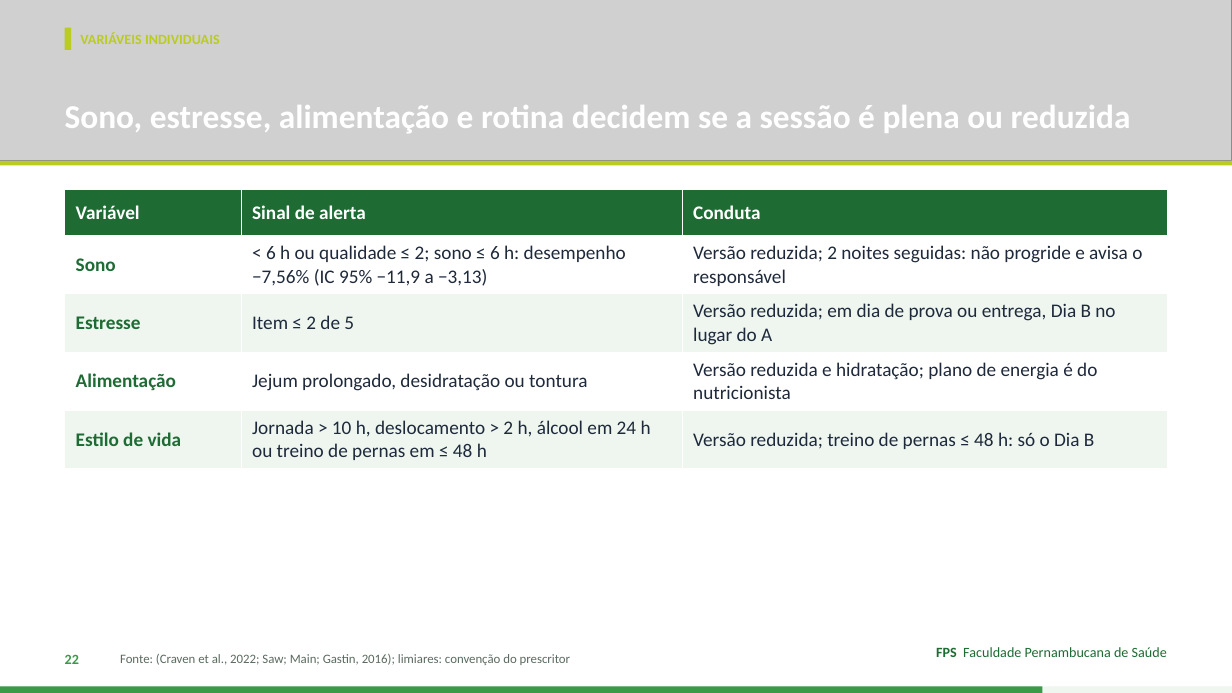
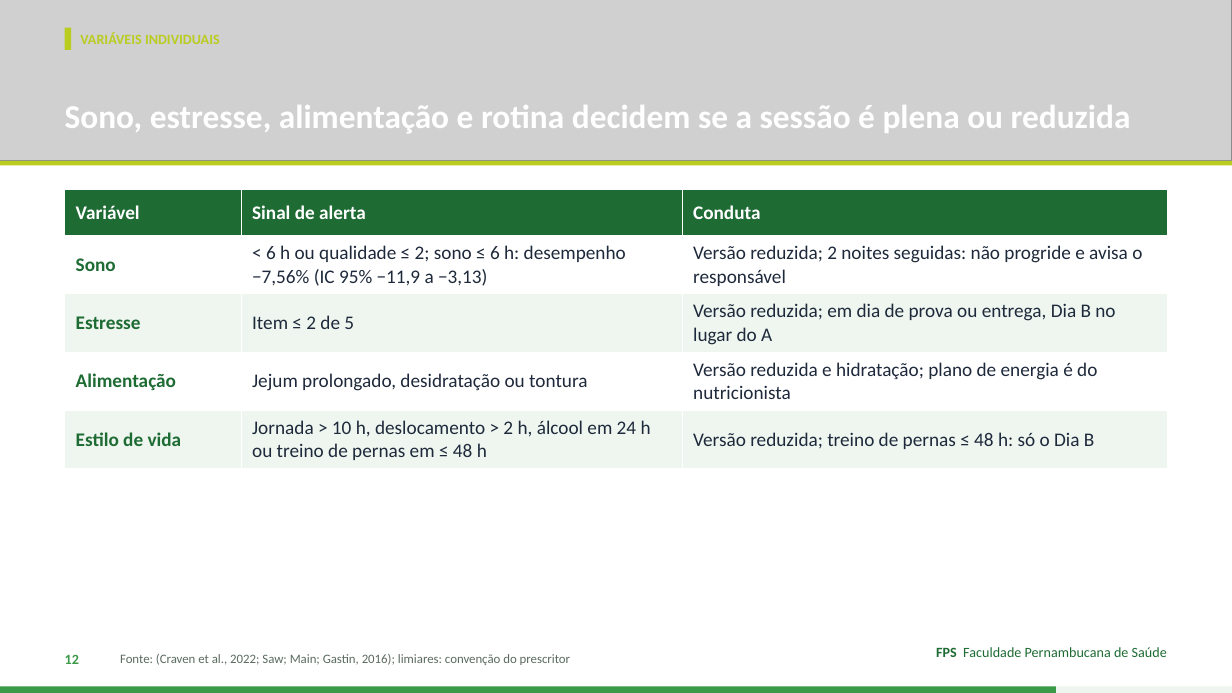
Before and after one commit to Institutomoraisandrade/CRM, a slide deck: slide 12 of trabalho-fps/trabalhos/2026-11-11-handebol-rsa/apresentacao.pptx (slide 22 before the commit). Drawn at 1232x693 pixels with LibreOffice and Linux fonts; fonts in the diff are those of the drawing; grey boxes stand for pictures. Boxes give left, top, right and bottom in pixels: in the first picture for what was removed or moved away, otherwise in the second. Text is boxed around its words. In the diff, an @@ line names an element or a change of style, - is before the commit and + after.

```diff
--- a/trabalho-fps/trabalhos/2026-11-11-handebol-rsa/apresentacao.pptx
+++ b/trabalho-fps/trabalhos/2026-11-11-handebol-rsa/apresentacao.pptx
@@ text at [65, 654, 79, 664]: text changed @@
-22
+12
@@ rectangle: place and size @@
-rectangle at [0, 687, 1043, 693]
+rectangle at [0, 687, 1056, 693]
```
Also in this commit, not shown: 12 other slides changed, 1 slide added, 15 slides removed, 4 other files.
